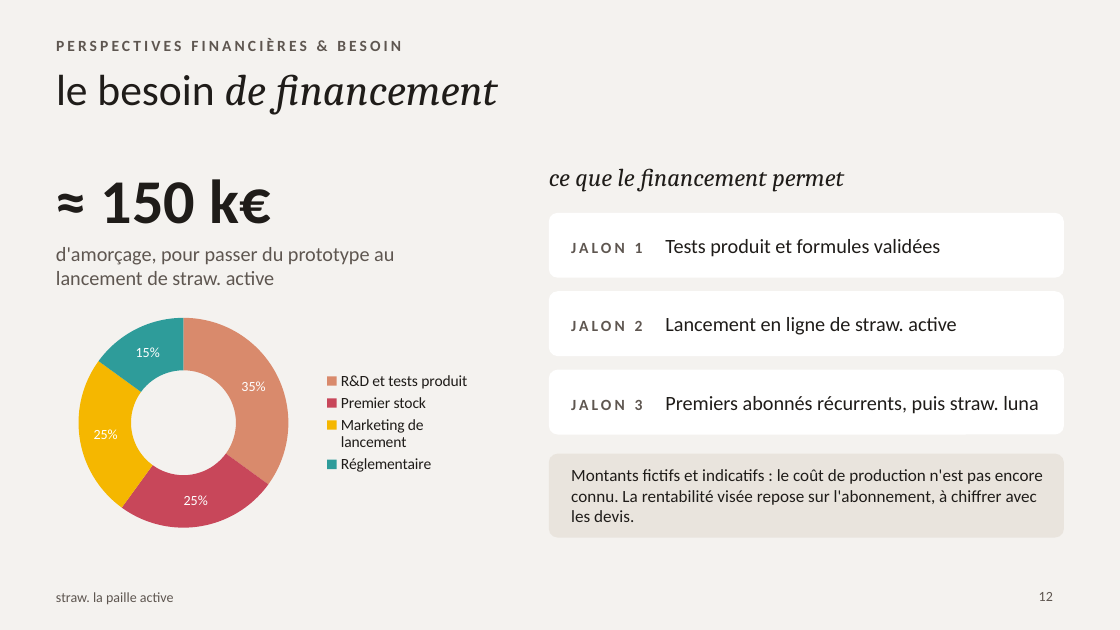
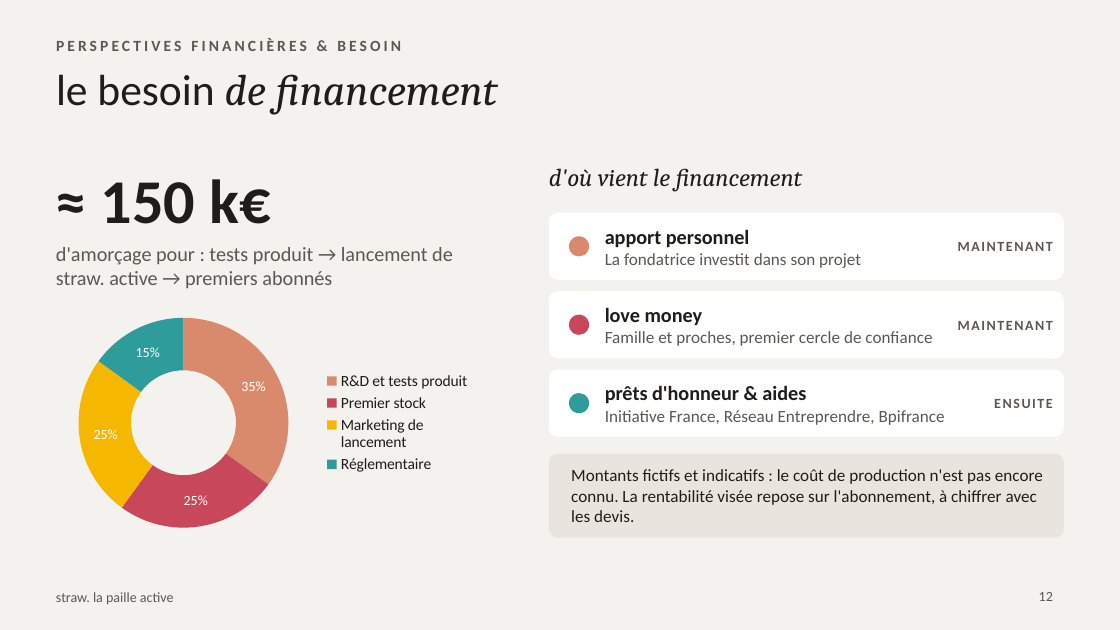
Before and after one commit to nisrine-max/mon-sitee, a slide deck: slide 12 of pitch/straw-pitch.pptx. Drawn at 1120x630 pixels with LibreOffice and Linux fonts; fonts in the diff are those of the drawing. Boxes give left, top, right and bottom in pixels: in the first picture for what was removed or moved away, otherwise in the second. Text is boxed around its words. In the diff, an @@ line names an element or a change of style, - is before the commit and + after.

```diff
--- a/pitch/straw-pitch.pptx
+++ b/pitch/straw-pitch.pptx
@@ text at bbox=[549, 168, 803, 191]: text changed @@
-ce que le financement permet
+d'où vient le financement
@@ ellipse added at bbox=[569, 236, 589, 256], fill #D98A6C @@
@@ text removed at bbox=[571, 239, 940, 257] @@
-JALON 1 Tests produit et formules validées
@@ text at bbox=[56, 247, 453, 288]: text changed @@
-d'amorçage, pour passer du prototype au lancement de straw. active
+d'amorçage pour : tests produit → lancement de straw. active → premiers abonnés
@@ text added at bbox=[605, 253, 861, 268], 11 pt, text #5E5650 @@
+apport personnel
+La fondatrice investit dans son projet
@@ text added at bbox=[958, 242, 1053, 251], 9 pt, text #5E5650, bold @@
+MAINTENANT
@@ rounded rectangle: place and size @@
-rounded rectangle at bbox=[549, 370, 1064, 435]
+rounded rectangle at bbox=[549, 291, 1064, 358]
@@ ellipse added at bbox=[569, 315, 589, 335], fill #C8475A @@
@@ text removed at bbox=[571, 317, 956, 335] @@
-JALON 2 Lancement en ligne de straw. active
@@ text added at bbox=[605, 307, 932, 346], 11 pt, text #5E5650 @@
+love money
+Famille et proches, premier cercle de confiance
@@ text added at bbox=[958, 321, 1053, 330], 9 pt, text #5E5650, bold @@
+MAINTENANT
@@ proportions changed in 3 elements at bbox=[549, 213, 1064, 280], bbox=[549, 291, 1064, 358], bbox=[549, 370, 1064, 437] @@
@@ rounded rectangle: place and size @@
-rounded rectangle at bbox=[549, 291, 1064, 356]
+rounded rectangle at bbox=[549, 370, 1064, 437]
@@ text added at bbox=[605, 385, 945, 425], 11 pt, text #5E5650 @@
+prêts d'honneur & aides
+Initiative France, Réseau Entreprendre, Bpifrance
@@ ellipse added at bbox=[569, 393, 589, 413], fill #2E9C9A @@
@@ text removed at bbox=[571, 396, 1038, 414] @@
-JALON 3 Premiers abonnés récurrents, puis straw. luna
@@ text added at bbox=[994, 399, 1053, 408], 9 pt, text #5E5650, bold @@
+ENSUITE
```
Also in this commit, not shown: 1 other slide changed.
